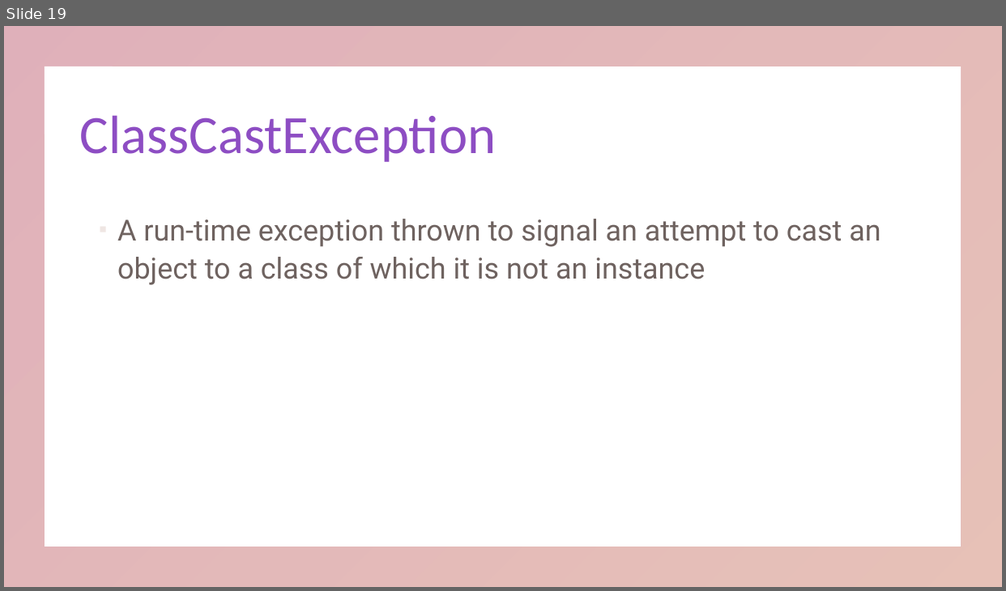
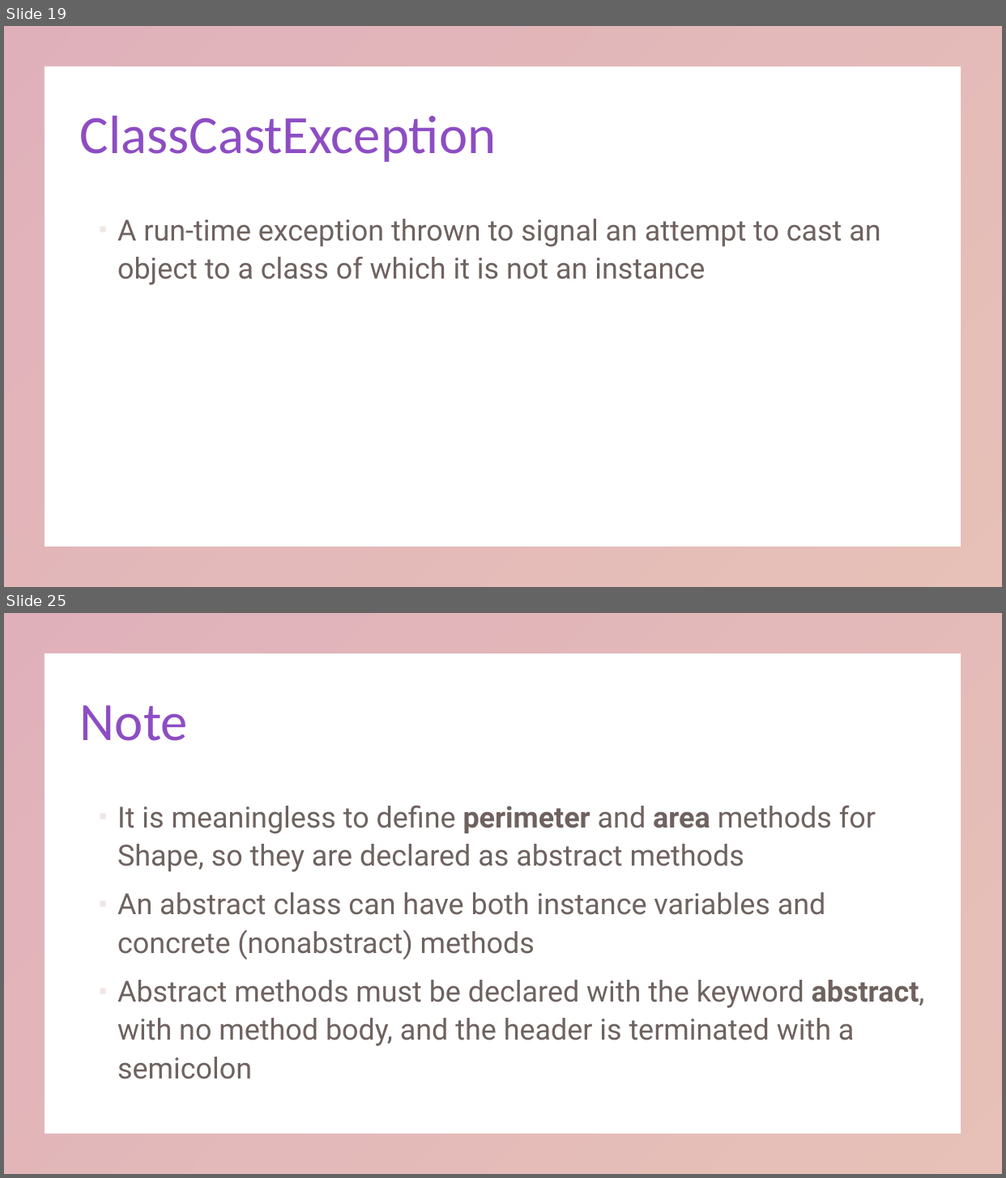
Before and after one commit to KarinaSang/Teaching, a slide deck: AP Java/Week4/Week4.pptx. Shown one above the other, each under a label of ours: slide 19 before the commit, slides 19 and 25 after it; the slides between them are not shown. The pictures are 1006x591 and 1006x1178 pixels, drawn with LibreOffice and Linux fonts; fonts in the diff are those of the drawing. Boxes give left, top, right and bottom in pixels: in the first picture for what was removed or moved away, otherwise in the second. Text is boxed around its words. In the diff, an @@ line names an element or a change of style, - is before the commit and + after.

```diff
--- a/AP Java/Week4/Week4.pptx
+++ b/AP Java/Week4/Week4.pptx
@@ slide 25 added at <box>4,613,1002,1174</box>, background #FFFFFF; not listed: 1 template element that a slide beside it also shows @@
@@ title added at <box>80,705,188,741</box>, 52 pt, text gradient #8D4DC3 to #C3654D @@
+Note
@@ text added at <box>117,805,925,1080</box>, 28 pt, text #31201C at 70% opacity @@
+▪ It is meaningless to define perimeter and area methods for Shape, so they are declared as abstract methods
+▪ An abstract class can have both instance variables and concrete (nonabstract) methods
+▪ Abstract methods must be declared with the keyword abstract, with no method body, and the header is terminated with a semicolon
```
Also in this commit, not shown: 10 other slides added, 3 slides removed, 22 other files.
